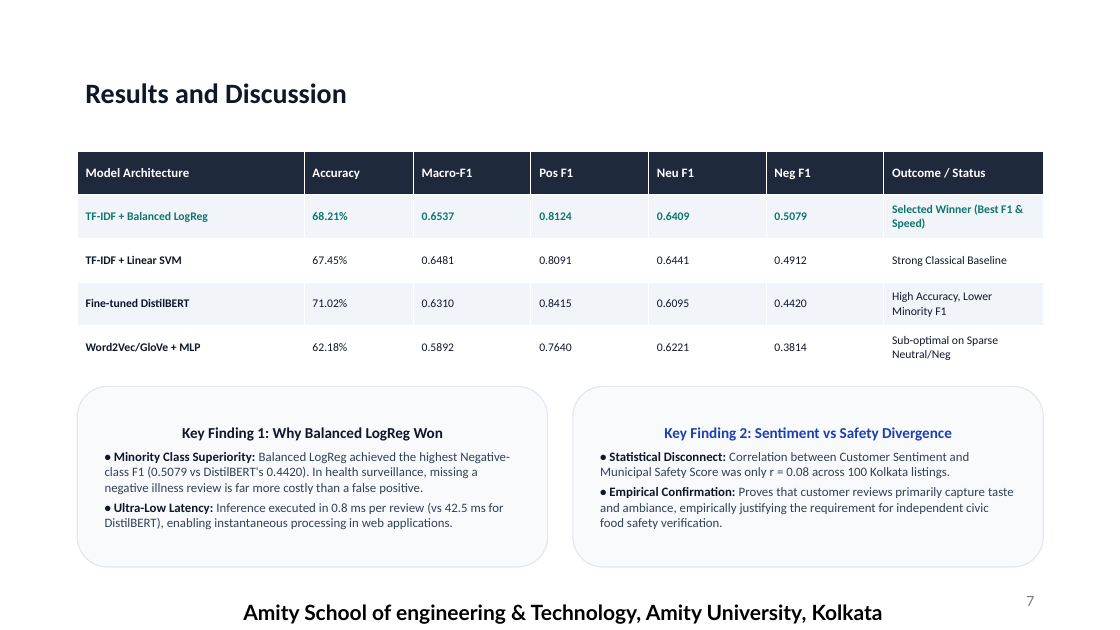
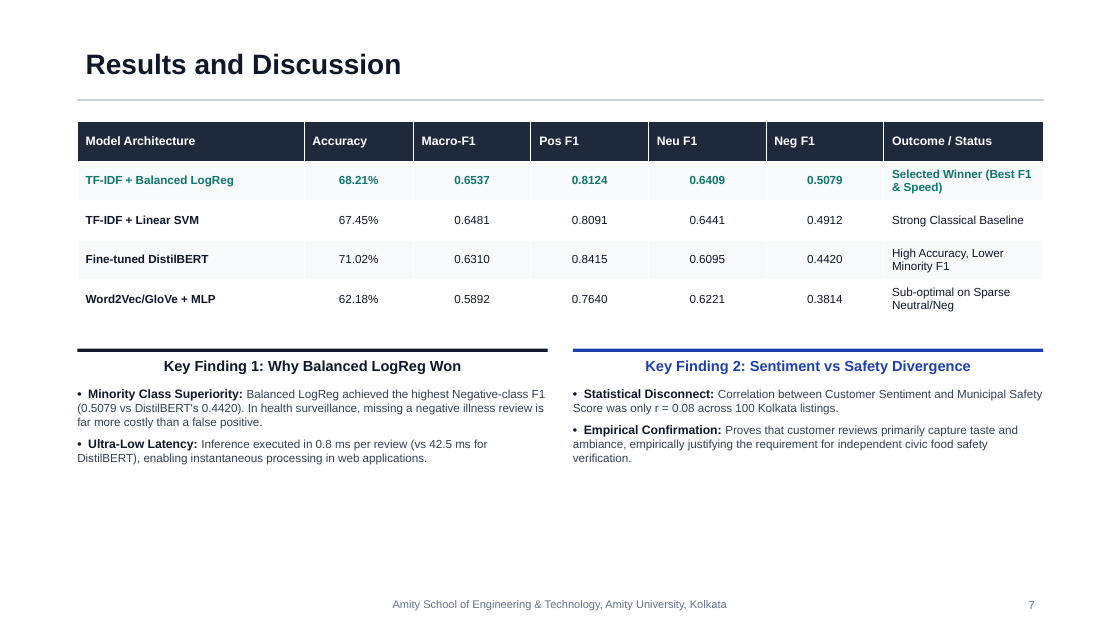
Before and after one commit to tanimnaha/food-review-intelligence, a slide deck: slide 7 of presentation/Kolkata_FoodLens_Minor_Project_Presentation.pptx. Drawn at 1120x630 pixels with LibreOffice and Linux fonts; fonts in the diff are those of the drawing. Boxes give left, top, right and bottom in pixels: in the first picture for what was removed or moved away, otherwise in the second. Text is boxed around its words. In the diff, an @@ line names an element or a change of style, - is before the commit and + after.

Commit message:
fix(presentation): refine slide design to human publication-grade light theme eliminating empty card containers and unifying typographic alignment

```diff
--- a/presentation/Kolkata_FoodLens_Minor_Project_Presentation.pptx
+++ b/presentation/Kolkata_FoodLens_Minor_Project_Presentation.pptx
@@ title "Results and Discussion" at <box>86,53,401,75</box>: font Calibri to Arial @@
@@ rectangle added at <box>77,99,1044,100</box>, fill #CBD5E1, outline #CBD5E1 0.5 pt @@
@@ table at <box>77,122,1044,319</box> @@
@@ fill #F1F5F9 to #F8FAFC in 14 cells @@
@@ size 11 to 10.5 pt in "Model Architecture", "Accuracy", "Macro-F1", "Pos F1" and 3 more places @@
@@ font Calibri to Arial @@
@@ alignment left to centre @@
@@ table: place and size @@
-table at <box>77,151,1044,370</box>
+table at <box>77,122,1044,319</box>
@@ text "Key Finding 1: Why Balanced ...": place and size @@
-text "Key Finding 1: Why Balanced ..." at <box>77,386,548,567</box>
+text "Key Finding 1: Why Balanced ..." at <box>77,360,546,465</box>
@@ text "Key Finding 1: Why Balanced ..." at <box>77,360,546,465</box>: size 13 to 12.5 pt in "Key Finding 1: Why Balanced LogReg Won"; font Calibri to Arial; size 11 to 10.5 pt in "• Minority Class Superiority:", "• Ultra-Low Latency:"; size 11 to 10 pt in "Balanced LogReg achieved the highest Negative-class F1 ...", "Inference executed in 0.8 ms per review ..."; more space between paragraphs; vertical alignment middle to top; fill #F8FAFC to none; outline #E2E8F0 1 pt to none @@
@@ rectangle added at <box>77,349,548,352</box>, fill #0F172A @@
@@ text "Key Finding 2: Sentiment vs ...": place and size @@
-text "Key Finding 2: Sentiment vs ..." at <box>573,386,1044,567</box>
+text "Key Finding 2: Sentiment vs ..." at <box>573,360,1042,462</box>
@@ text "Key Finding 2: Sentiment vs ..." at <box>573,360,1042,462</box>: size 13 to 12.5 pt in "Key Finding 2: Sentiment vs Safety Divergence"; font Calibri to Arial; size 11 to 10.5 pt in "• Statistical Disconnect:", "• Empirical Confirmation:"; size 11 to 10 pt in "Correlation between Customer Sentiment and Municipal Safety ...", "Proves that customer reviews primarily capture taste ..."; more space between paragraphs; vertical alignment middle to top; fill #F8FAFC to none; outline #E2E8F0 1 pt to none @@
@@ rectangle added at <box>573,349,1044,352</box>, fill #1E40AF @@
@@ text "Amity School of Engineering & ..." at <box>393,600,727,611</box>: vertical alignment top to middle @@
@@ text "7" at <box>1028,601,1034,609</box>: size 12 to 10 pt, font Lato to Arial, text colour #797979 to #64748B @@
@@ text at <box>393,600,727,611</box>: text changed; size 18 to 9.5 pt; font Lato to Arial; text colour #000000 to #64748B; bold off @@
-Amity School of engineering & Technology, Amity University, Kolkata
+Amity School of Engineering & Technology, Amity University, Kolkata
```
Also in this commit, not shown: 9 other slides changed, 4 other files.
